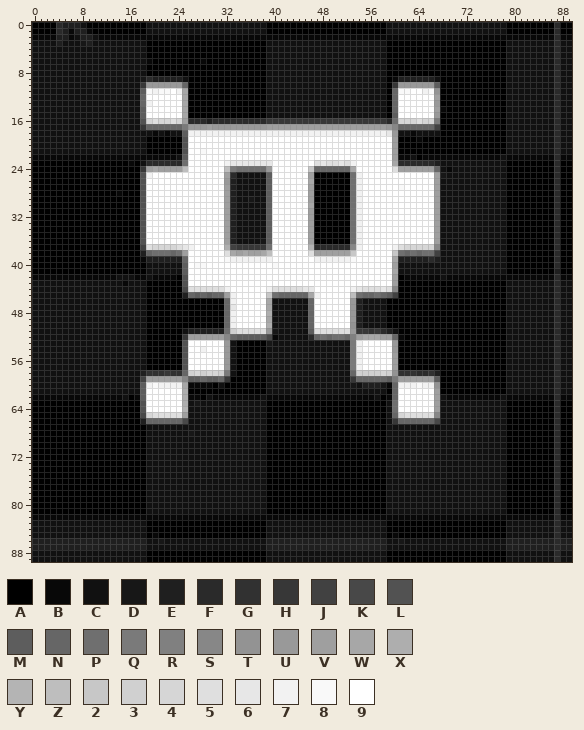
File history of a sprite sheet, space-invaders/images/ant-enemy-sprite-2.png. Above: the version before the commit.
The file is 90x90 pixels. Colours within 5 levels of each other are drawn and written as one.
Palette (. is transparent): A #000000  B #080808  C #111111  D #171717  E #1f1f1f  F #2a2a2a  G #313131  H #373737  J #414141  K #484848  L #525252  M #5d5d5d  N #666666  P #6f6f6f  Q #7a7a7a  R #808080  S #878787  T #939393  U #999999  V #9f9f9f  W #a7a7a7  X #aeaeae  Y #b4b4b4  Z #bebebe  2 #c7c7c7  3 #d0d0d0  4 #d6d6d6  5 #dfdfdf  6 #e7e7e7  7 #f2f2f2  8 #f9f9f9  9 #ffffff
Once edited:
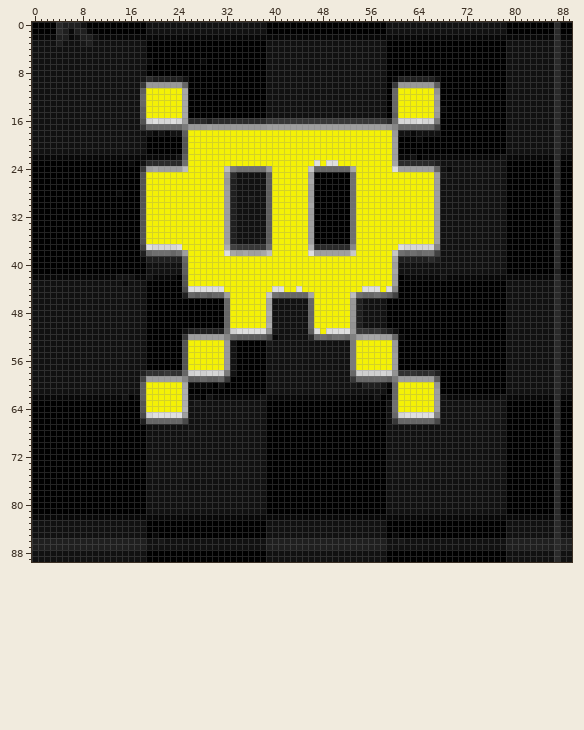
What changed:
Colour 9 changes from #ffffff to #f4f106.
Colour 9 replaces colour 5 in row 23 at x 52; in row 44 at x 42 to 43; in row 51 at x 48.
Colour 9 replaces colour 6 in row 18 at x 59; in row 23 at x 33 to 39, 48 and 51; in row 37 at x 25; in row 44 at x 45 to 46, 54 and 58; in row 47 at x 33.
Colour 9 replaces colour 7 in row 11 at x 20, 24 and 65; in row 13 at x 19; in row 18 at x 26 to 58; in row 23 at x 32 and 53; in row 25 at x 19 and 54; in rows 26 to 36 at x 54.
Colour 9 replaces colour 7 in row 37 at x 26, 54 and 60; in row 39 at x 33 to 39 and 47 to 52; in row 44 at x 32, 39 and 53; in row 45 at x 33 and 47; in row 46 at x 33; in rows 48 to 50 at x 33.
Colour 9 replaces colour 7 in row 53 at x 54; in row 54 at x 28 and 54; in rows 55 to 57 at x 54; in row 60 at x 19, 21 to 24, 61 to 63 and 65 to 66.
Colour 9 replaces colour 8 in row 11 at x 19, 21 to 22, 61 to 62 and 66; in row 21 at x 28; in row 27 at x 61; in row 39 at x 32 and 53; in row 40 at x 27 to 28 and 40; in row 60 at x 20 and 64.
Boxes around the changes in both pictures, in picture pixels (x1, y1, x2, y2):
changed: (146, 88, 434, 412)
